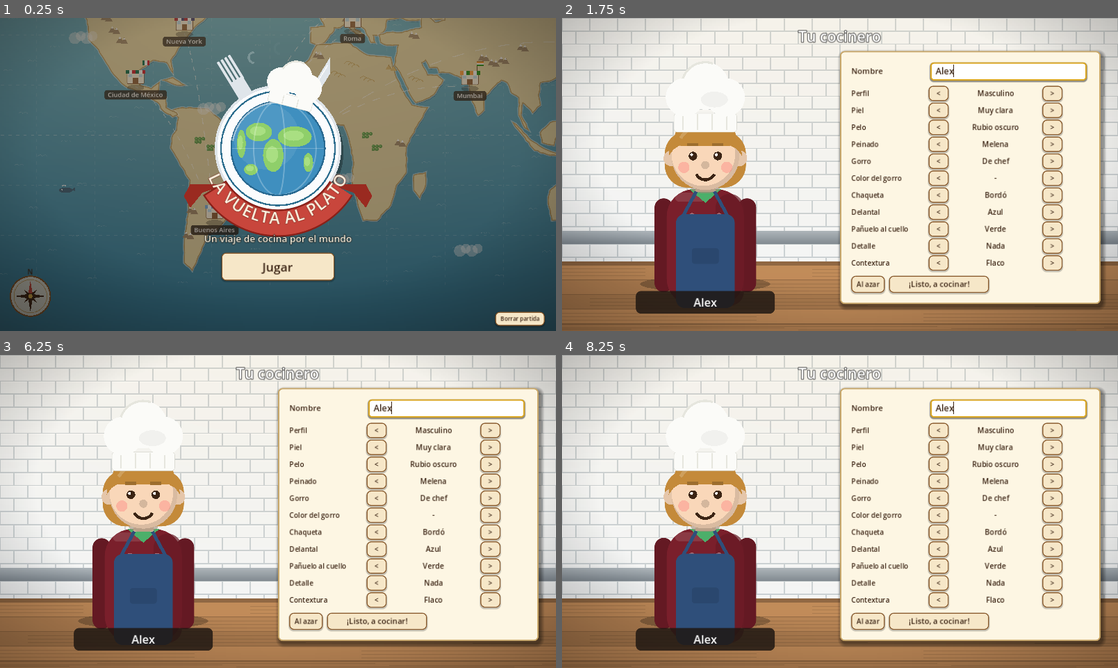
Above: before the commit, frames 1-4 (two rows, left to right).
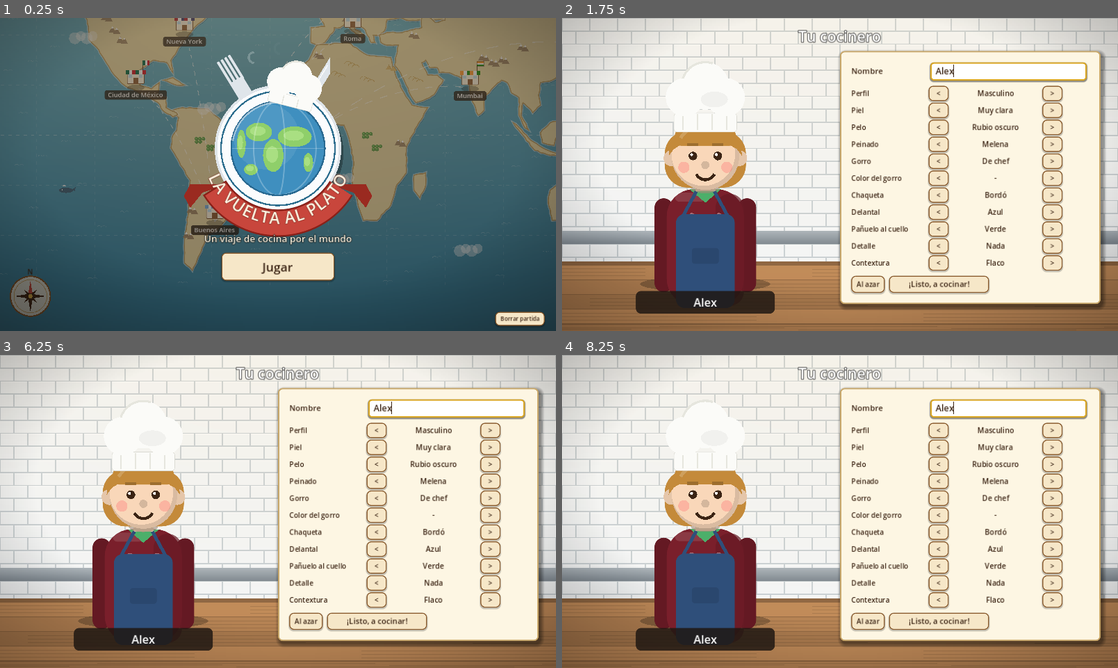
Above: after the commit, the same moments.

Repository: FrancoGaytan/la-vuelta-al-plato
Game: Godot game, scene res://main.tscn
Two runs of this game, one before a commit and one after it. Both use one fixed random seed, a clock stepped at 60 frames per second and the inputs below. Sound files missing from this copy of the repository are replaced by a short silence.
Inputs (mouse positions are in pixels of both pictures, inside the frame that each line leads up to):
- Up to frame 1 (0.25 s): no input
- Up to frame 2 (1.75 s): click "Jugar" at 0.5 s; click (1006, 71) at 1.27 s; type "Alex" at 1.35 s
- Up to frame 3 (6.25 s): click (50, 652) at 2.02 s; click (50, 652) at 2.77 s; click (139, 652) at 3.52 s; click (139, 652) at 4.27 s; click (233, 652) at 5.02 s; click (233, 652) at 5.77 s
- Up to frame 4 (8.25 s): click (884, 652) at 6.52 s; click (884, 652) at 7.27 s; click (979, 652) at 8.02 s

The runs differ from the first frame. In frame 1, 0.4% of the frame differs, in the area x 4-96%, y 0-76%; in frame 2, less than 0.1%; in frame 3, less than 0.1%; in frame 4, less than 0.1%.

Commit message:
Rendimiento: fondos, mapa, personajes y aparatos se redibujan solo lo necesario
Los fondos decorados se redibujan a 12-24 cuadros por segundo en vez de 60, el
mapa solo a pleno cuando se mueve, personajes y aparatos a 30, y los estilos de
los rectángulos se reusan en vez de crearse en cada dibujo. Medido: título y
mapa de 22 a 4-6 ms por cuadro, Cocina de 16 a 6 ms; sin acumulación de memoria
ni de objetos tras varios días de juego.

Co-Authored-By: Claude Opus 5.5 <noreply@anthropic.com>

Diff:
--- a/art.gd
+++ b/art.gd
@@ -245,14 +245,24 @@
 # Primitivas
 # =====================================================================
 
+static var _sb_cache := {}
+
+
+## Rectángulo redondeado. Los estilos se guardan y se reusan (crear uno nuevo en cada dibujo es caro).
 static func rrect(ci: CanvasItem, rect: Rect2, color: Color, radius := 8.0, border := Color(0, 0, 0, 0), bw := 0) -> void:
-	var sb := StyleBoxFlat.new()
-	sb.bg_color = color
-	sb.set_corner_radius_all(int(radius))
-	if bw > 0:
-		sb.border_color = border
-		sb.set_border_width_all(bw)
-	sb.anti_aliasing = true
+	var key := [color, int(radius), border if bw > 0 else Color(0, 0, 0, 0), bw]
+	var sb: StyleBoxFlat = _sb_cache.get(key)
+	if sb == null:
+		if _sb_cache.size() > 4000:
+			_sb_cache.clear()
+		sb = StyleBoxFlat.new()
+		sb.bg_color = color
+		sb.set_corner_radius_all(int(radius))
+		if bw > 0:
+			sb.border_color = border
+			sb.set_border_width_all(bw)
+		sb.anti_aliasing = true
+		_sb_cache[key] = sb
 	ci.draw_style_box(sb, rect)
 
 
--- a/main.gd
+++ b/main.gd
@@ -1096,6 +1096,7 @@
 		Art.draw_dining(ci, Rect2(0, 0, 1280, 720), menu_names, t, owned, current_country)
 		Art.draw_counter(ci, Rect2(0, 0, 1280, 720), 470, current_country)
 	var p := _painter(Rect2(0, 0, 1280, 720), draw_bg, true, bg)
+	p.fps = 12.0     # el salón solo anima detalles lentos (lámparas, ventilador)
 	p.mouse_filter = Control.MOUSE_FILTER_STOP
 	var light := func(ci, _t): Art.draw_lighting(ci, Rect2(0, 0, 1280, 720))
 	_painter(Rect2(0, 0, 1280, 720), light, false, bg)
@@ -1189,9 +1190,9 @@
 		wm.cam = Vector2(fmod(t * 25.0, WorldMap.MW - 1280.0 / wm.zoom), 260.0 + sin(t * 0.2) * 80.0)
 		ci.draw_rect(Rect2(0, 0, 1280, 720), Color(0.1, 0.07, 0.05, 0.45))
 		Art.draw_lighting(ci, Rect2(0, 0, 1280, 720))
-	_painter(Rect2(0, 0, 1280, 720), drift, true, bg)
+	_painter(Rect2(0, 0, 1280, 720), drift, true, bg).fps = 24.0
 	var logo := func(ci, t): Art.draw_logo(ci, Vector2(640, 300), 1.25 + sin(t * 1.5) * 0.015, t)
-	_painter(Rect2(0, 0, 1280, 720), logo, true, bg)
+	_painter(Rect2(0, 0, 1280, 720), logo, true, bg).fps = 24.0
 	var sub := _label("Un viaje de cocina por el mundo", 22, Color("fdf6e3"), 5)
 	sub.position = Vector2(0, 492)
 	sub.size = Vector2(1280, 30)
@@ -1210,7 +1211,7 @@
 			Art.draw_character(ci, look, Vector2(512, 672), 0.62, 0, t, true)
 			Art.text(ci, Vector2(552, 647), "Cocinera" if look.get("fem", false) else "Cocinero", 13, Color(1, 1, 1, 0.6))
 			Art.text(ci, Vector2(552, 670), nm, 20, Color.WHITE)
-		_painter(Rect2(0, 0, 1280, 720), who, true, bg)
+		_painter(Rect2(0, 0, 1280, 720), who, true, bg).fps = 20.0
 		var change := _button("Cambiar", _show_profiles, 14)
 		change.position = Vector2(712, 636)
 		bg.add_child(change)
@@ -1246,7 +1247,7 @@
 		Art.text(ci, Vector2(90, 46), "La Vuelta al Plato", 26, Color("fdf6e3"))
 		Art.text(ci, Vector2(0, 46), "Ahorros: $%d" % savings, 22, Color("ffe08a"), HORIZONTAL_ALIGNMENT_RIGHT, 1080)
 		Art.text(ci, Vector2(380, 46), "Arrastrá el mapa para moverte · tocá una ciudad para viajar", 15, Color(1, 1, 1, 0.75))
-	_painter(Rect2(0, 0, 1280, 80), bar, true, bg)
+	_painter(Rect2(0, 0, 1280, 80), bar, true, bg).fps = 12.0
 	var back := _button("Título", _show_title, 15)
 	back.position = Vector2(1170, 22)
 	bg.add_child(back)
@@ -2823,7 +2824,7 @@
 	for r in recipes:
 		menu.append(Data.RECIPES[r]["name"])
 	var draw_bg := func(ci, t): Art.draw_dining(ci, Rect2(Vector2.ZERO, STATION_SIZE), menu, t, owned, current_country)
-	_painter(Rect2(Vector2.ZERO, STATION_SIZE), draw_bg, true)
+	_painter(Rect2(Vector2.ZERO, STATION_SIZE), draw_bg, true).fps = 12.0
 
 	for wk in walkers:
 		_add_customer_view(wk, false)
@@ -4467,7 +4468,7 @@
 func _build_delivery_station() -> void:
 	var o = _get_order(selected_id)
 	var draw_bg := func(ci, t): Art.draw_pass(ci, Rect2(Vector2.ZERO, STATION_SIZE), t)
-	_painter(Rect2(Vector2.ZERO, STATION_SIZE), draw_bg, true)
+	_painter(Rect2(Vector2.ZERO, STATION_SIZE), draw_bg, true).fps = 12.0
 
 	if not last_result.is_empty():
 		var res := last_result
@@ -4484,7 +4485,7 @@
 			for k in lines.size():
 				Art.text(ci, Vector2(14 + (k % 2) * 130, 166 + (k / 2) * 22), lines[k], 13, Color(0.3, 0.25, 0.2))
 			Art.text(ci, Vector2(14, 250), "+$%d (propina $%d)" % [res["pay"], res["tip"]], 16, Color("2f7a3a"))
-		_painter(Rect2(990, 24, 274, 270), draw_res, true)
+		_painter(Rect2(990, 24, 274, 270), draw_res, true).fps = 12.0
 
 	if o == null:
 		_tag("Elegí un ticket de arriba para servir.", Vector2(12, 4), 16)
@@ -5137,7 +5138,7 @@
 		Art.rrect(ci, Rect2(170, 628, 320, 52), Color(0.12, 0.09, 0.07, 0.85), 12)
 		Art.text(ci, Vector2(170, 664), nm if nm != "" else "¿Cómo te llamás?", 26,
 			Color.WHITE if nm != "" else Color(1, 1, 1, 0.5), HORIZONTAL_ALIGNMENT_CENTER, 320)
-	_painter(Rect2(0, 0, 1280, 720), preview, true, bg)
+	_painter(Rect2(0, 0, 1280, 720), preview, true, bg).fps = 30.0
 	# Derecha: el nombre y las opciones
 	var card := _paper_card(Vector2(600, 0))
 	card.position = Vector2(640, 76)
@@ -5297,7 +5298,7 @@
 			if cur:
 				Art.rrect(ci, Rect2(cx + cw / 2.0 - 70, 92, 140, 24), Color("e0b44a"), 12)
 				Art.text(ci, Vector2(cx, 109), "ÚLTIMO EN JUGAR", 12, Color("4a3410"), HORIZONTAL_ALIGNMENT_CENTER, cw)
-		_painter(Rect2(0, 0, 1280, 720), draw_card, true, bg)
+		_painter(Rect2(0, 0, 1280, 720), draw_card, true, bg).fps = 20.0
 		var play := _button("Jugar", _pick_profile.bind(pp, "jugar"), 18)
 		play.position = Vector2(cx + 20, 506)
 		play.custom_minimum_size = Vector2(cw - 40, 0)
--- a/views/appliance_view.gd
+++ b/views/appliance_view.gd
@@ -11,6 +11,7 @@
 var kind := "olla"
 var slots: Array = []       # referencia a main.cookers[kind]: null o {item, t, target, burn}
 var show_zone := true
+var _acc := 0.0
 
 
 func _init() -> void:
@@ -27,7 +28,12 @@
 			s["flip_vis"] = maxf(0.0, s["flip_vis"] - _delta * 4.0)
 		if s != null and s.get("toss_vis", 0.0) > 0.0:
 			s["toss_vis"] = maxf(0.0, s["toss_vis"] - _delta * 3.0)
-	queue_redraw()
+	# Redibujar a 30 cuadros por segundo alcanza para el hervor y el chisporroteo (y es la mitad de trabajo)
+	_acc += _delta
+	var vp := get_viewport()
+	if _acc >= 1.0 / 30.0 or (vp != null and vp.gui_is_dragging()):
+		_acc = fmod(_acc, 1.0 / 30.0)
+		queue_redraw()
 
 
 # --- Geometría de cada aparato ---
--- a/views/customer_view.gd
+++ b/views/customer_view.gd
@@ -24,8 +24,15 @@
 	mouse_filter = Control.MOUSE_FILTER_IGNORE
 
 
-func _process(_delta: float) -> void:
-	queue_redraw()
+var _acc := 0.0
+
+
+## 30 cuadros por segundo alcanzan para respirar, parpadear y caminar (y el celu lo agradece)
+func _process(delta: float) -> void:
+	_acc += delta
+	if _acc >= 1.0 / 30.0:
+		_acc = fmod(_acc, 1.0 / 30.0)
+		queue_redraw()
 
 
 func _gui_input(event: InputEvent) -> void:
--- a/views/painter.gd
+++ b/views/painter.gd
@@ -1,17 +1,28 @@
 extends Control
 ## Control que se dibuja con una función. Se usa para fondos y decorados.
 ## fn recibe (ci: CanvasItem, time: float).
+## animate: se redibuja solo. fps > 0 limita cuántas veces por segundo (los fondos grandes con
+## detalles lentos, como lámparas o vapor, no necesitan 60: así el juego anda liviano en el celu).
 
 var fn := Callable()
 var animate := false
+var fps := 0.0
+var _acc := 0.0
 
 
 func _init() -> void:
 	mouse_filter = Control.MOUSE_FILTER_IGNORE
 
 
-func _process(_delta: float) -> void:
-	if animate:
+func _process(delta: float) -> void:
+	if not animate:
+		return
+	if fps <= 0.0:
+		queue_redraw()
+		return
+	_acc += delta
+	if _acc >= 1.0 / fps:
+		_acc = fmod(_acc, 1.0 / fps)
 		queue_redraw()
 
 
--- a/views/world_map.gd
+++ b/views/world_map.gd
@@ -165,6 +165,11 @@
 	return a.lerp(mid, t).lerp(mid.lerp(b, t), t)
 
 
+var _last_cam := Vector2(-1, -1)
+var _last_zoom := -1.0
+var _idle_acc := 0.0
+
+
 func _process(delta: float) -> void:
 	if _travel_to != "":
 		var dist := city_pos(home).distance_to(city_pos(_travel_to))
@@ -188,7 +193,14 @@
 	if move != Vector2.ZERO and _travel_to == "":
 		cam += move.normalized() * 600.0 * delta / zoom
 		_clamp_cam()
-	queue_redraw()
+	# Redibujar es caro: a pleno solo si el mapa se mueve; quieto, alcanza con animar el mar despacio
+	var moving := _travel_to != "" or cam != _last_cam or zoom != _last_zoom
+	_last_cam = cam
+	_last_zoom = zoom
+	_idle_acc += delta
+	if moving or _idle_acc >= 1.0 / 12.0:
+		_idle_acc = 0.0
+		queue_redraw()
 
 
 # --- Mouse / dedo ---
